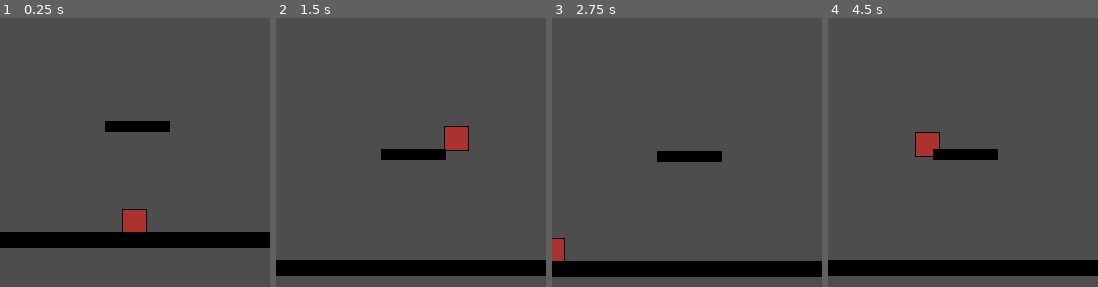
Above: before the commit, frames 1-4 (left to right).
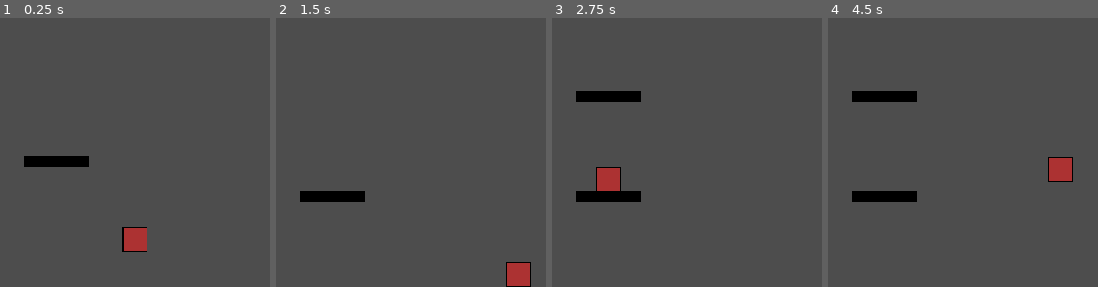
Above: after the commit, the same moments.

Repository: JakubKraus2/tap-tower
Game: Godot game, scene res://game/levels/test_level.tscn
The game is run twice, just before and just after one commit, with the same random seed, the same clock (stepped at 60 frames per second) and the same inputs. Before the commit the project has no main scene; this scene is started directly in both runs.
Inputs:
- Up to frame 1 (0.25 s): no input
- Up to frame 2 (1.5 s): hold Right (ui_right) from 0.53 s (still down)
- Up to frame 3 (2.75 s): tap Enter at 2 s; release Right (ui_right) at 2.03 s; hold Left (ui_left) from 2.03 s (still down)
- Up to frame 4 (4.5 s): release Left (ui_left) at 2.78 s; hold Right (ui_right) 2.78-4.28 s; tap Space at 4.25 s; hold Left (ui_left) from 4.28 s (still down)

The runs differ from the first frame. In frame 1, 8.7% of the frame differs, in the area x 0-100%, y 38-87%; in frame 2, 9.1%; in frame 3, 10%; in frame 4, 11%, in the area x 0-100%, y 27-96%.

Commit message:
generating platforms

Diff:
--- a/game/entities/player/player.gd
+++ b/game/entities/player/player.gd
@@ -28,27 +28,27 @@
 				LEFT: #player is on left
 					velocity.x = 0
 				MIDDLE: #player is on middle
-					velocity.x = -135
+					velocity.x = -190
 				RIGHT: #player is on right
-					velocity.x = -270
+					velocity.x = -392
 			current_side = LEFT
 			velocity.y = JUMP_FORCE
 		if Input.is_action_just_pressed("ui_down"): #user pressed middle side
 			match current_side:
 				LEFT: #player is on left
-					velocity.x = 135
+					velocity.x = 190
 				MIDDLE: #player is on middle
 					velocity.x = 0
 				RIGHT: #player is on right
-					velocity.x = -135
+					velocity.x = -190
 			current_side = MIDDLE
 			velocity.y = JUMP_FORCE
 		if Input.is_action_just_pressed("ui_right"): #user pressed right side
 			match current_side:
 				LEFT: #player is on left
-					velocity.x = 270
+					velocity.x = 392
 				MIDDLE: #player is on middle
-					velocity.x = 135
+					velocity.x = 190
 				RIGHT: #player is on right
 					velocity.x = 0
 			current_side = RIGHT
--- a/game/entities/player/player.tscn
+++ b/game/entities/player/player.tscn
@@ -4,19 +4,19 @@
 [ext_resource type="Script" path="res://game/entities/player/player.gd" id="1_u2w40"]
 
 [sub_resource type="RectangleShape2D" id="RectangleShape2D_e1pbj"]
-size = Vector2(22, 22)
+size = Vector2(24, 24)
 
 [sub_resource type="RectangleShape2D" id="RectangleShape2D_ox8ht"]
 size = Vector2(90, 720)
 
 [node name="Player" type="CharacterBody2D"]
+collision_mask = 3
 script = ExtResource("1_u2w40")
 
 [node name="Sprite2D" type="Sprite2D" parent="."]
 texture = ExtResource("1_lm2ls")
 
 [node name="CollisionShape2D" type="CollisionShape2D" parent="."]
-visible = false
 shape = SubResource("RectangleShape2D_e1pbj")
 
 [node name="Camera2D" type="Camera2D" parent="."]
--- a/game/levels/test_level.tscn
+++ b/game/levels/test_level.tscn
@@ -1,16 +1,21 @@
-[gd_scene load_steps=3 format=3 uid="uid://dwtrp2puptoe8"]
+[gd_scene load_steps=4 format=3 uid="uid://dwtrp2puptoe8"]
 
 [ext_resource type="PackedScene" uid="uid://cuytg4xm3oxvi" path="res://game/entities/player/player.tscn" id="1_7ya8w"]
 [ext_resource type="PackedScene" uid="uid://cncaajy6mw2xc" path="res://game/platforms/platform_test.tscn" id="2_atxi4"]
 
+[sub_resource type="RectangleShape2D" id="RectangleShape2D_7fgqy"]
+size = Vector2(700, 20)
+
 [node name="TestLevel" type="Node2D"]
 
 [node name="Player" parent="." instance=ExtResource("1_7ya8w")]
-position = Vector2(135, 420)
+position = Vector2(135, 468)
+
+[node name="StaticBody2D" type="StaticBody2D" parent="."]
+
+[node name="CollisionShape2D" type="CollisionShape2D" parent="StaticBody2D"]
+position = Vector2(159, 490)
+shape = SubResource("RectangleShape2D_7fgqy")
 
 [node name="PlatformTest" parent="." instance=ExtResource("2_atxi4")]
-position = Vector2(135, 461)
-scale = Vector2(6.30548, 1.51751)
-
-[node name="PlatformTest2" parent="." instance=ExtResource("2_atxi4")]
-position = Vector2(138, 348)
+position = Vector2(138, 390)
--- /dev/null
+++ b/game/platforms/platform_test.gd
@@ -0,0 +1,34 @@
+extends StaticBody2D
+
+
+
+enum sides {
+	LEFT,
+	MIDDLE,
+	RIGHT
+}
+var platform = load("res://game/platforms/platform_test.tscn")
+const horizontal_margin = 24
+const vertical_margin = 100
+
+
+
+func _ready():
+	var new_random_side = sides.keys().pick_random()
+	match new_random_side:
+		"LEFT":
+			global_position.x = 0 + $Sprite2D.get_rect().size.x/2 + horizontal_margin
+		"MIDDLE":
+			global_position.x = 135
+		"RIGHT":
+			global_position.x = 270 - $Sprite2D.get_rect().size.x/2 - horizontal_margin
+	print(new_random_side)
+
+
+func _on_player_checker_body_entered(body):
+	$PlayerChecker.set_deferred("monitoring", false)
+	var platform_instance = platform.instantiate()
+	get_tree().root.call_deferred("add_child", platform_instance)
+	platform_instance.global_position.y = global_position.y - vertical_margin
+	body.position.x = position.x
+#	queue_free()
--- a/game/platforms/platform_test.tscn
+++ b/game/platforms/platform_test.tscn
@@ -1,11 +1,18 @@
-[gd_scene load_steps=3 format=3 uid="uid://cncaajy6mw2xc"]
+[gd_scene load_steps=5 format=3 uid="uid://cncaajy6mw2xc"]
 
 [ext_resource type="Texture2D" uid="uid://bnwdmq5wjt7h7" path="res://assets/platforms/platform_test.png" id="1_7l0s6"]
+[ext_resource type="Script" path="res://game/platforms/platform_test.gd" id="1_8oao4"]
 
 [sub_resource type="RectangleShape2D" id="RectangleShape2D_utlx4"]
 size = Vector2(64, 10)
 
+[sub_resource type="SegmentShape2D" id="SegmentShape2D_dvvpw"]
+b = Vector2(60, 0)
+
 [node name="PlatformTest" type="StaticBody2D"]
+collision_layer = 2
+collision_mask = 0
+script = ExtResource("1_8oao4")
 
 [node name="Sprite2D" type="Sprite2D" parent="."]
 texture = ExtResource("1_7l0s6")
@@ -13,3 +20,11 @@
 [node name="CollisionShape2D" type="CollisionShape2D" parent="."]
 shape = SubResource("RectangleShape2D_utlx4")
 one_way_collision = true
+
+[node name="PlayerChecker" type="Area2D" parent="."]
+
+[node name="CollisionShape2D" type="CollisionShape2D" parent="PlayerChecker"]
+position = Vector2(-30, -7)
+shape = SubResource("SegmentShape2D_dvvpw")
+
+[connection signal="body_entered" from="PlayerChecker" to="." method="_on_player_checker_body_entered"]
--- a/project.godot
+++ b/project.godot
@@ -11,6 +11,7 @@
 [application]
 
 config/name="Tap Tower"
+run/main_scene="res://game/levels/test_level.tscn"
 config/features=PackedStringArray("4.1", "Mobile")
 config/icon="res://icon.svg"
 
